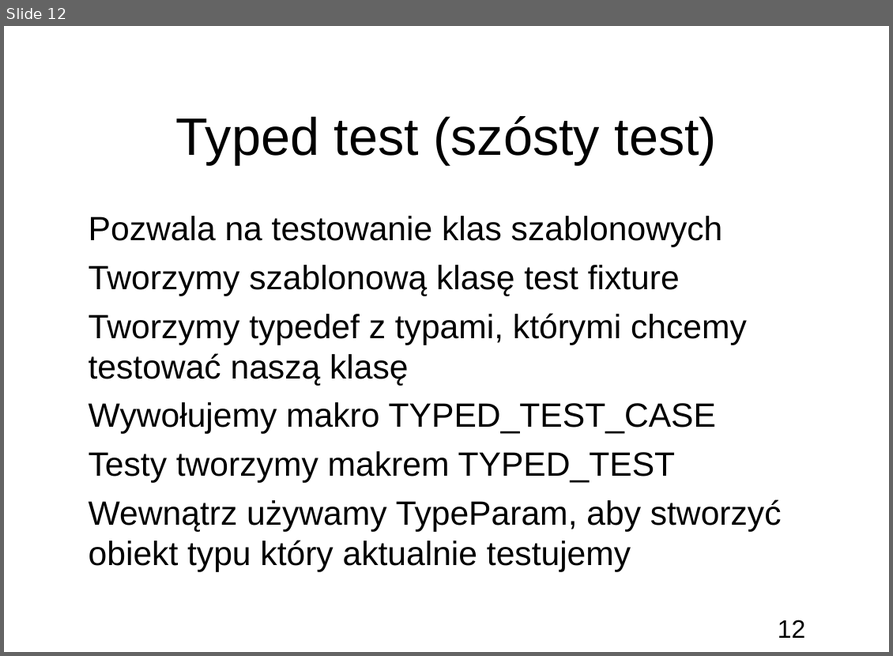
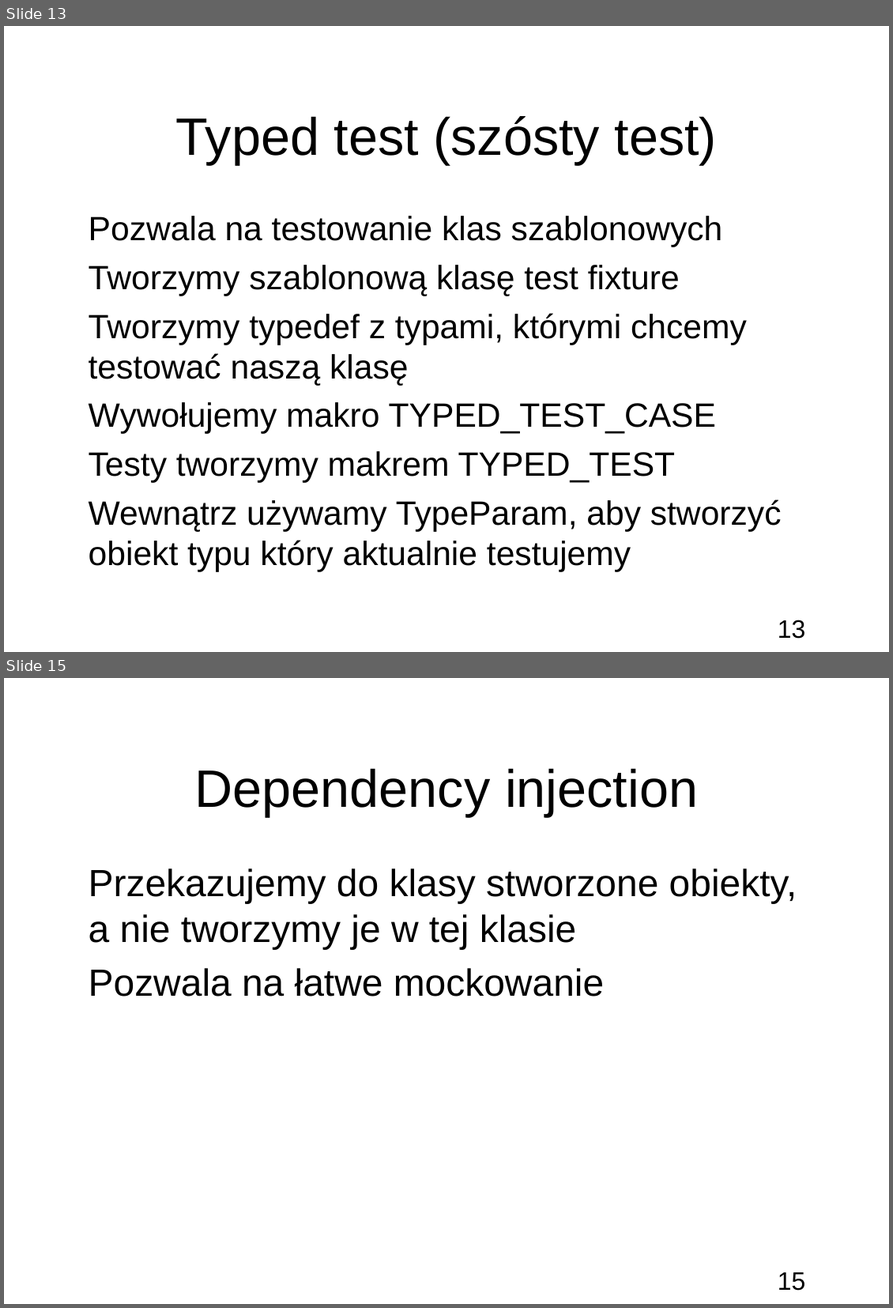
Before and after one commit to bercik/apt_seminar, a slide deck: prezentacja.odp. Shown one above the other, each under a label of ours: slide 12 before the commit, slides 13 and 15 after it; the slides between them are not shown. The pictures are 893x656 and 893x1308 pixels, drawn with LibreOffice and Linux fonts; fonts in the diff are those of the drawing; background and template pictures are left out. Boxes give left, top, right and bottom in pixels: in the first picture for what was removed or moved away, otherwise in the second. Text is boxed around its words. In the diff, an @@ line names an element or a change of style, - is before the commit and + after.

```diff
--- a/prezentacja.odp
+++ b/prezentacja.odp
@@ slide 15 added at <box>4,678,889,1304</box>, background picture (left out); not listed: 1 template element that a slide beside it also shows @@
@@ title added at <box>195,768,698,816</box>, 50 pt, text #000000 @@
+Dependency injection
@@ subtitle added at <box>89,868,797,996</box>, 36 pt, text #000000 @@
+● Przekazujemy do klasy stworzone obiekty, a nie tworzymy je w tej klasie
+● Pozwala na łatwe mockowanie
@@ what was slide 12 is now slide 13 @@
@@ page number at <box>777,619,806,638</box>: text changed @@
-12
+13
```
Also in this commit, not shown: 3 other slides added, 6 other files.
